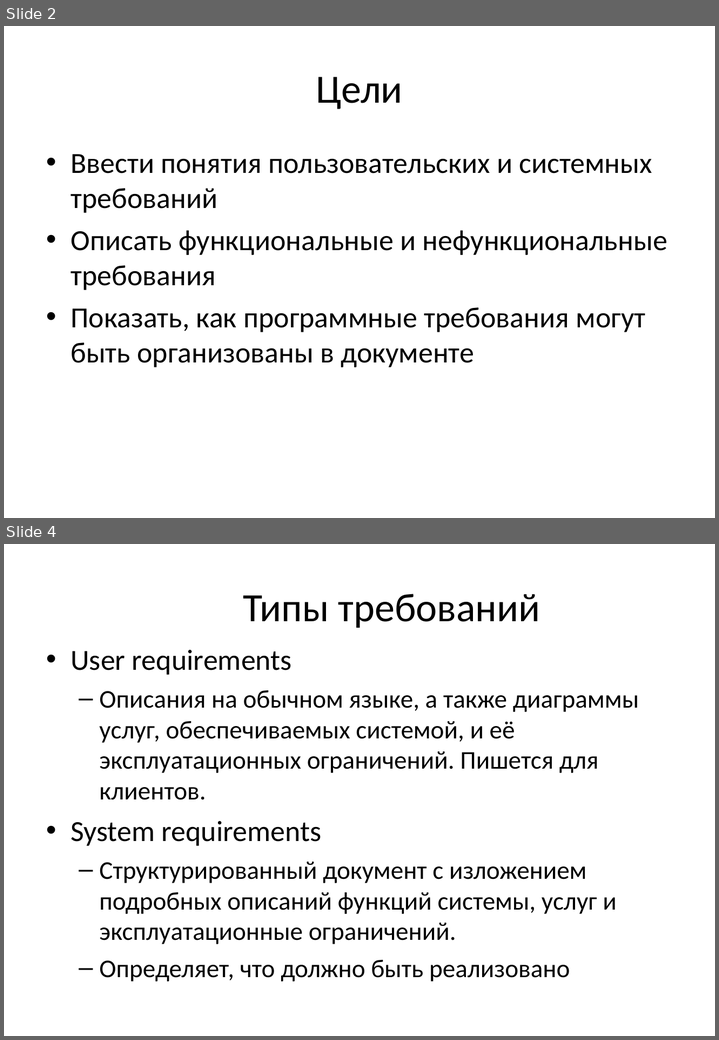
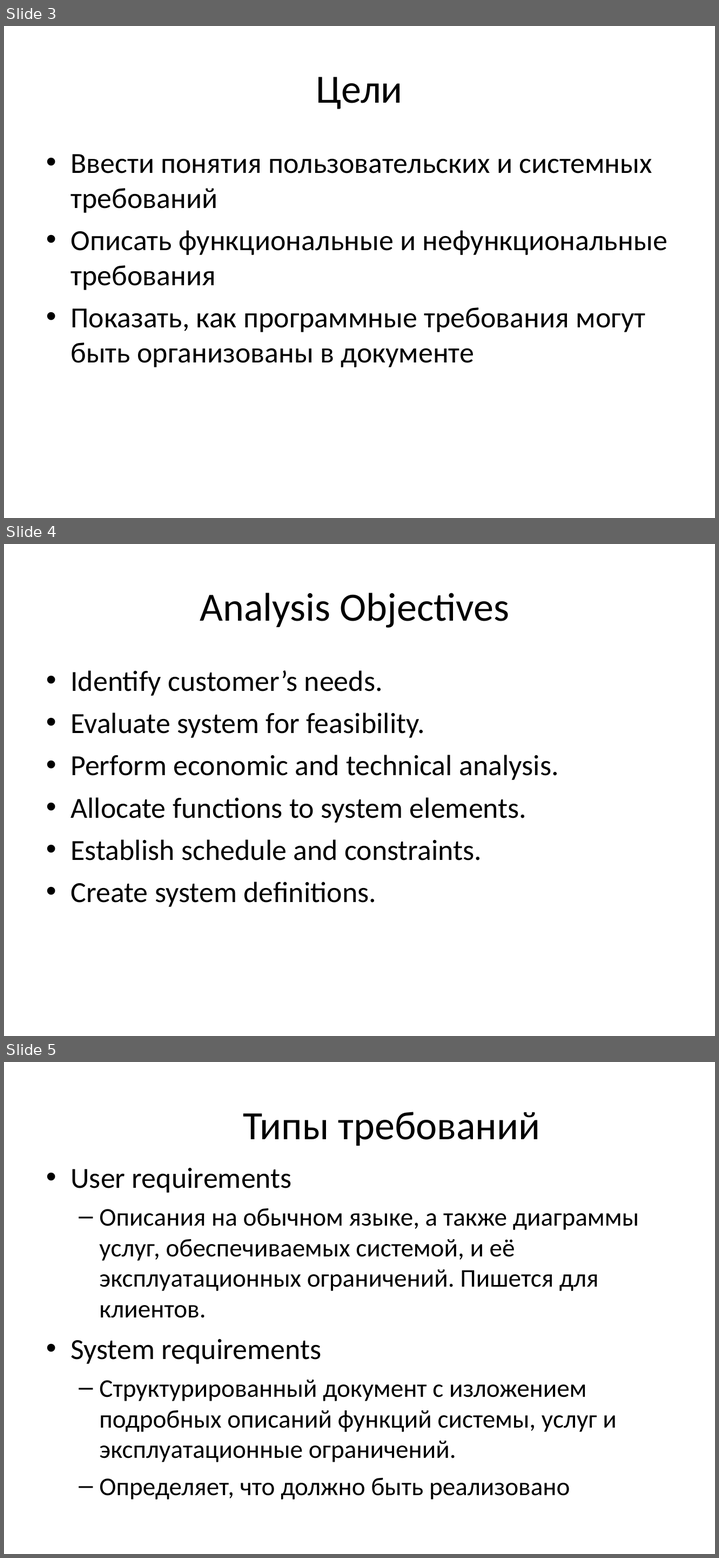
Before and after one commit to BigRacer/swtesting, a slide deck: 4.Requirements/Requirements_rus.ppt. Shown one above the other, each under a label of ours: slides 2 and 4 before the commit, slides 3, 4 and 5 after it; the slides between them are not shown. The pictures are 719x1040 and 719x1558 pixels, drawn with LibreOffice and Linux fonts; fonts in the diff are those of the drawing; background and template pictures are left out. Boxes give left, top, right and bottom in pixels: in the first picture for what was removed or moved away, otherwise in the second. Text is boxed around its words. In the diff, an @@ line names an element or a change of style, - is before the commit and + after.

```diff
--- a/4.Requirements/Requirements_rus.ppt
+++ b/4.Requirements/Requirements_rus.ppt
@@ slide 4 added at [4, 544, 715, 1036], background picture (left out) @@
@@ title added at [199, 593, 509, 628], 44 pt, text #000000 @@
+Analysis Objectives
@@ text added at [70, 670, 559, 907], 32 pt, text #000000 @@
+• Identify customer’s needs.
+• Evaluate system for feasibility.
+• Perform economic and technical analysis.
+• Allocate functions to system elements.
+• Establish schedule and constraints.
+• Create system definitions.
@@ what was slide 2 is now slide 3 @@
@@ what was slide 4 is now slide 5 @@
```
Also in this commit, not shown: 3 slides changed, 3 other slides added, 6 slides removed.
